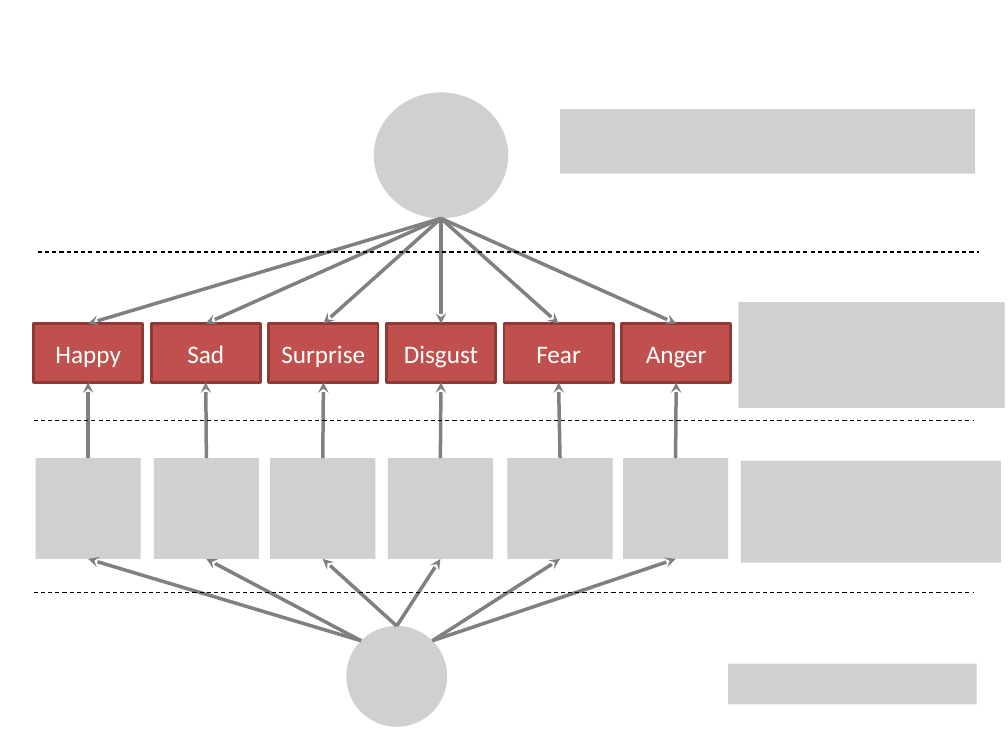
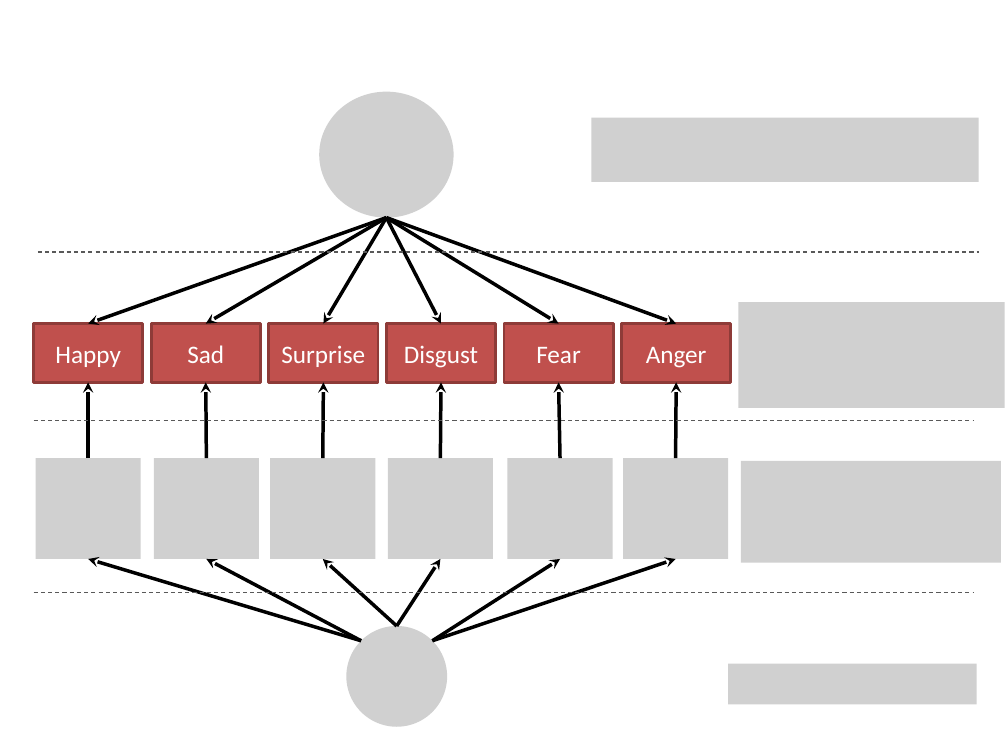
Before and after one commit to shantanubala/haptic-glove, a slide deck: slide 3 of Latex/Presentation1.pptx. Drawn at 1008x756 pixels with LibreOffice and Linux fonts; fonts in the diff are those of the drawing; grey boxes stand for pictures. Boxes give left, top, right and bottom in pixels: in the first picture for what was removed or moved away, otherwise in the second. Text is boxed around its words. In the diff, an @@ line names an element or a change of style, - is before the commit and + after.

```diff
--- a/Latex/Presentation1.pptx
+++ b/Latex/Presentation1.pptx
@@ picture moved from (x1=374, y1=93, x2=508, y2=219) to (x1=320, y1=92, x2=454, y2=218) @@
@@ picture resized from (x1=560, y1=109, x2=976, y2=173) to (x1=592, y1=118, x2=979, y2=182) @@
@@ arrow moved from (442, 219) - (89, 324) to (386, 218) - (89, 324) @@
@@ arrow (386, 218) - (89, 324): stroke #808080 2.5 pt to #000000 2.5 pt @@
@@ arrow moved from (442, 219) - (206, 324) to (386, 218) - (206, 324) @@
@@ arrow (386, 218) - (206, 324): stroke #808080 2.5 pt to #000000 2.5 pt @@
@@ arrow moved from (442, 219) - (324, 324) to (386, 218) - (324, 324) @@
@@ arrow (386, 218) - (324, 324): stroke #808080 2.5 pt to #000000 2.5 pt @@
@@ arrow moved from (442, 219) - (676, 324) to (386, 218) - (676, 324) @@
@@ arrow (386, 218) - (676, 324): stroke #808080 2.5 pt to #000000 2.5 pt @@
@@ arrow moved from (442, 219) - (558, 324) to (386, 218) - (558, 324) @@
@@ arrow (386, 218) - (558, 324): stroke #808080 2.5 pt to #000000 2.5 pt @@
@@ arrow moved from (442, 219) - (442, 324) to (386, 218) - (442, 324) @@
@@ arrow (386, 218) - (442, 324): stroke #808080 2.5 pt to #000000 2.5 pt @@
@@ line (38, 252) - (979, 252): stroke #000000 0.75 pt dashed to #595959 0.75 pt dashed @@
@@ arrow (89, 459) - (89, 382): stroke #808080 2.5 pt to #000000 2.5 pt @@
@@ arrow (207, 459) - (206, 382): stroke #808080 2.5 pt to #000000 2.5 pt @@
@@ arrow (323, 459) - (324, 382): stroke #808080 2.5 pt to #000000 2.5 pt @@
@@ arrow (440, 459) - (442, 382): stroke #808080 2.5 pt to #000000 2.5 pt @@
@@ arrow (560, 459) - (558, 382): stroke #808080 2.5 pt to #000000 2.5 pt @@
@@ arrow (675, 459) - (676, 382): stroke #808080 2.5 pt to #000000 2.5 pt @@
@@ line (33, 420) - (975, 420): stroke #000000 0.75 pt dashed to #595959 0.75 pt dashed @@
@@ arrow (361, 641) - (89, 559): stroke #808080 2.5 pt to #000000 2.5 pt @@
@@ arrow (361, 641) - (207, 559): stroke #808080 2.5 pt to #000000 2.5 pt @@
@@ arrow (397, 626) - (323, 559): stroke #808080 2.5 pt to #000000 2.5 pt @@
@@ arrow (397, 626) - (440, 559): stroke #808080 2.5 pt to #000000 2.5 pt @@
@@ arrow (432, 641) - (560, 559): stroke #808080 2.5 pt to #000000 2.5 pt @@
@@ arrow (432, 641) - (675, 559): stroke #808080 2.5 pt to #000000 2.5 pt @@
@@ line (33, 593) - (975, 593): stroke #000000 0.75 pt dashed to #595959 0.75 pt dashed @@
```
Also in this commit, not shown: 14 other files.
